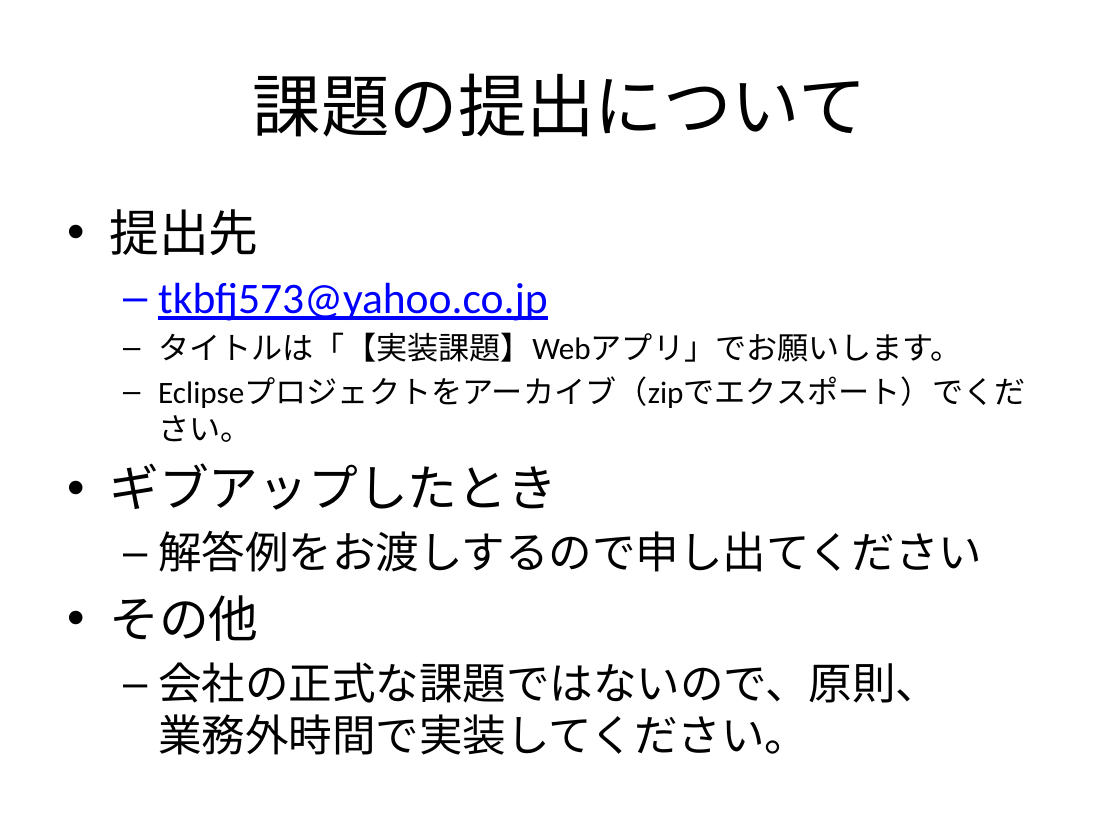
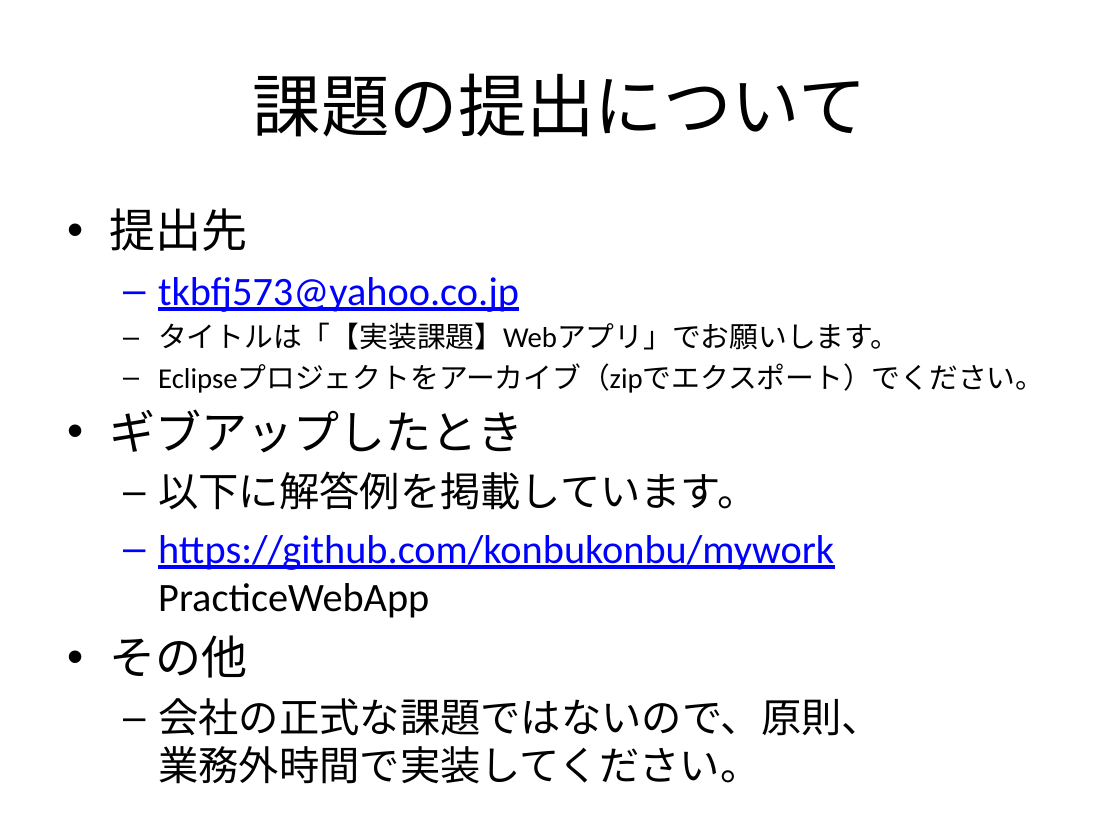
Before and after one commit to konbukonbu/mywork, a slide deck: slide 11 of HelloWorld/その他コンテンツ/OJT課題の仕様書.pptx. Drawn at 1120x840 pixels with LibreOffice and Linux fonts; fonts in the diff are those of the drawing. Boxes give left, top, right and bottom in pixels: in the first picture for what was removed or moved away, otherwise in the second. Text is boxed around its words. In the diff, an @@ line names an element or a change of style, - is before the commit and + after.

Commit message:
#2 パワポを少し見直したぜよ(;´･ω･)

```diff
--- a/HelloWorld/その他コンテンツ/OJT課題の仕様書.pptx
+++ b/HelloWorld/その他コンテンツ/OJT課題の仕様書.pptx
@@ text at (x1=109, y1=208, x2=1044, y2=784): size 32 to 29.6 pt in "提出先", "ギブアップしたとき", "その他"; size 28 to 25.9 pt in "tkbfj573@yahoo.co.jp", "会社の正式な課題ではないので、原則、 業務外時間で実装してください。"; size 20 to 18.5 pt in "タイトルは「【実装課題】Webアプリ」でお願いします。", "Eclipseプロジェクトをアーカイブ（zipでエクスポート）でください。" @@
@@ text at (x1=158, y1=471, x2=834, y2=618): text changed; size 28 to 25.9 pt; text colour #000000 to #0000FF @@
-  – 解答例をお渡しするので申し出てください
+  – 以下に解答例を掲載しています。
+  – https://github.com/konbukonbu/mywork
+    PracticeWebApp
```
Also in this commit, not shown: 1 other slide changed, 1 other file.
